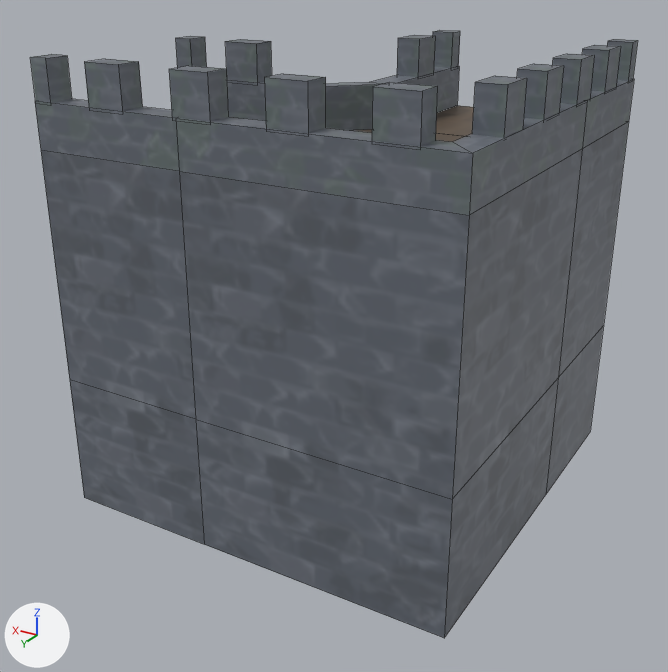
A saved change to the FBX model Content/ART/FERRON/1-Models/Building/Fortress/SM_Fortress_Angle90.fbx.
The view is the same before and after, from a 50 mm lens placed at (-6.68, 11.76, 8.12), pointed at (0.04, 0.57, 2.52). The axes (+X, +Y, +Z) are drawn at lower left. The lights are the same throughout. Mesh edges are drawn as thin lines. Where no turn or scale is listed for an object, it has been applied to the vertices. Vertices at the same position are counted once.

Script lines for the objects in view, before the commit:
```python
me_mesh = bpy.data.meshes.new('Mesh')
me_mesh.from_pydata(...)  # 183 vertices, 106 faces; spans x 0.0..6.22, y 0.0..6.22, z 0.0..6.7
me_mesh.materials.append(mat_lambert1)  # picture img_trimsheet_buildingstrimsheet_basecolor_png
ob_polysurface973 = bpy.data.objects.new('polySurface973', me_mesh)
ob_polysurface973.location = (-3.11, -3.11, 0.0)
```
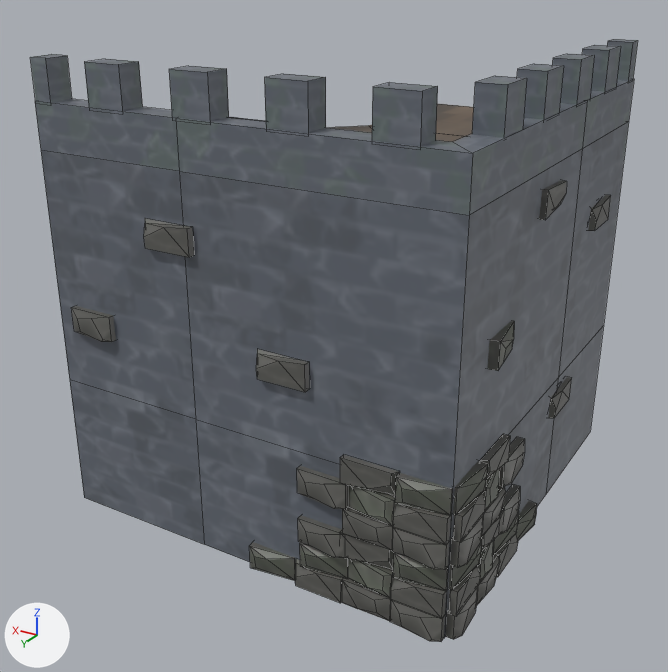
Boxes [x1, y1, x2, y2] around the edits, measured in the pictures (668 x 672 px; the box of a moved part takes in the faces that stretch with it):
'polySurface973', reshaped: before [30, 30, 638, 638]; after [30, 39, 638, 642]
part 1 of me_mesh, deleted: before [432, 30, 460, 68]
part 2 of me_mesh, deleted: before [397, 35, 435, 77]
part 3 of me_mesh, deleted: before [225, 39, 272, 83]
part 4 of me_mesh, deleted: before [176, 36, 207, 68]
part 5 of me_mesh, added: after [71, 180, 611, 642]
part 6 of me_mesh, moved or reshaped (not visible afterwards): before [227, 66, 459, 130]

What changed in the scene script:
```text
Change me_mesh:
    used by ob_polysurface973; location = (-3.11, -3.11, 0.0)
    remove me_mesh.from_pydata(...)  # 183 vertices, 106 faces; spans x 0.0..6.22, y 0.0..6.22, z 0.0..6.7
    add me_mesh.from_pydata(...)  # 620 vertices, 493 faces; spans x -0.18..6.22, y 0.0..6.37, z 0.0..6.7
    me_mesh part 1: the loose piece of 8 vertices spanning x 2.91..3.28, y 0.0..0.28, z 6.11..6.7 is deleted
    me_mesh part 2: the loose piece of 8 vertices spanning x 2.91..3.28, y 0.96..1.53, z 6.11..6.7 is deleted
    me_mesh part 3: the loose piece of 8 vertices spanning x 4.69..5.26, y 2.93..3.3, z 6.11..6.7 is deleted
    me_mesh part 4: the loose piece of 8 vertices spanning x 5.93..6.22, y 2.94..3.3, z 6.11..6.7 is deleted
    me_mesh part 5: 462 vertices added at x -0.18..5.91, y 0.86..6.37, z 0.0..5.27
    me_mesh part 6: 16 vertices removed from x 2.86..6.22, y 0.0..3.32, z 5.5..6.14; 10 vertices added at x 3.29..3.41, y 0.73..1.51, z 4.25..4.62
```
